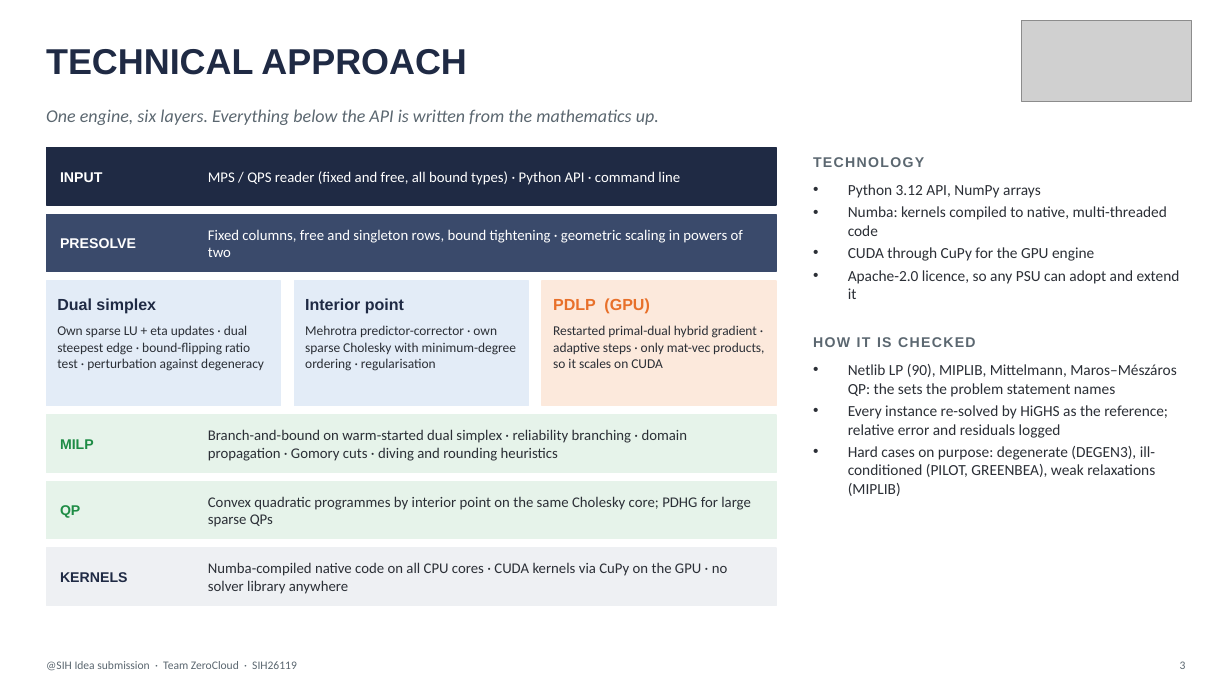
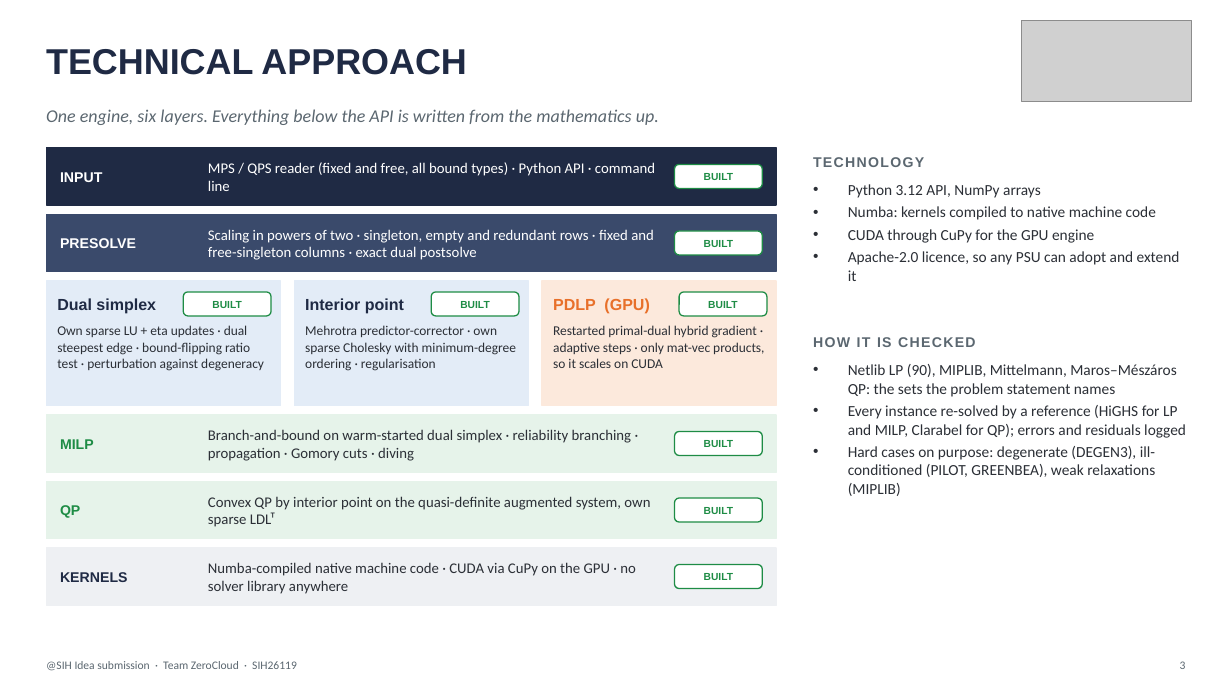
Before and after one commit to darshvn/nirnay, a slide deck: slide 3 of deliverables/deck/ZeroCloud_SIH26119_NIRNAY.pptx. Drawn at 1232x693 pixels with LibreOffice and Linux fonts; fonts in the diff are those of the drawing; grey boxes stand for pictures. Boxes give left, top, right and bottom in pixels: in the first picture for what was removed or moved away, otherwise in the second. Text is boxed around its words. In the diff, an @@ line names an element or a change of style, - is before the commit and + after.

Commit message:
Final MIPLIB sweep (33/64 proven optimal in 60 s, HiGHS 47, no wrong optima); report and deck regenerated
Deck: quoted-field CSV parsing (QP count now matches the report), presolve layer marked built.

```diff
--- a/deliverables/deck/ZeroCloud_SIH26119_NIRNAY.pptx
+++ b/deliverables/deck/ZeroCloud_SIH26119_NIRNAY.pptx
@@ text "MPS / QPS reader (fixed ..." rewrapped from box(208, 171, 680, 185) to box(208, 162, 655, 191) @@
@@ rounded rectangle added at box(675, 165, 762, 189), fill #FFFFFF, outline #1E8C45 1 pt @@
@@ text added at box(704, 173, 733, 180), 8 pt, text #1E8C45, bold @@
+BUILT
@@ text at box(848, 206, 1156, 220): text changed @@
-• Numba: kernels compiled to native, multi-threaded code
+• Numba: kernels compiled to native machine code
@@ text at box(208, 229, 654, 260): text changed @@
-Fixed columns, free and singleton rows, bound tightening · geometric scaling in powers of two
+Scaling in powers of two · singleton, empty and redundant rows · fixed and free-singleton columns · exact dual postsolve
@@ rounded rectangle added at box(675, 231, 762, 255), fill #FFFFFF, outline #1E8C45 1 pt @@
@@ text added at box(704, 240, 733, 247), 8 pt, text #1E8C45, bold @@
+BUILT
@@ rounded rectangle added at box(183, 292, 271, 316), fill #FFFFFF, outline #1E8C45 1 pt @@
@@ rounded rectangle added at box(432, 292, 519, 316), fill #FFFFFF, outline #1E8C45 1 pt @@
@@ rounded rectangle added at box(679, 292, 767, 316), fill #FFFFFF, outline #1E8C45 1 pt @@
@@ text added at box(212, 301, 241, 308), 8 pt, text #1E8C45, bold @@
+BUILT
@@ text added at box(460, 301, 489, 308), 8 pt, text #1E8C45, bold @@
+BUILT
@@ text added at box(708, 301, 737, 308), 8 pt, text #1E8C45, bold @@
+BUILT
@@ text at box(848, 405, 1186, 438): text changed @@
-• Every instance re-solved by HiGHS as the reference; relative error and residuals logged
+• Every instance re-solved by a reference (HiGHS for LP and MILP, Clarabel for QP); errors and residuals logged
@@ text at box(208, 429, 632, 461): text changed @@
-Branch-and-bound on warm-started dual simplex · reliability branching · domain propagation · Gomory cuts · diving and rounding heuristics
+Branch-and-bound on warm-started dual simplex · reliability branching · propagation · Gomory cuts · diving
@@ rounded rectangle added at box(675, 432, 762, 456), fill #FFFFFF, outline #1E8C45 1 pt @@
@@ text added at box(704, 440, 733, 447), 8 pt, text #1E8C45, bold @@
+BUILT
@@ text at box(208, 496, 650, 527): text changed @@
-Convex quadratic programmes by interior point on the same Cholesky core; PDHG for large sparse QPs
+Convex QP by interior point on the quasi-definite augmented system, own sparse LDLᵀ
@@ rounded rectangle added at box(675, 498, 762, 522), fill #FFFFFF, outline #1E8C45 1 pt @@
@@ text added at box(704, 507, 733, 514), 8 pt, text #1E8C45, bold @@
+BUILT
@@ text at box(208, 562, 636, 594): text changed @@
-Numba-compiled native code on all CPU cores · CUDA kernels via CuPy on the GPU · no solver library anywhere
+Numba-compiled native machine code · CUDA via CuPy on the GPU · no solver library anywhere
@@ rounded rectangle added at box(675, 565, 762, 589), fill #FFFFFF, outline #1E8C45 1 pt @@
@@ text added at box(704, 573, 733, 580), 8 pt, text #1E8C45, bold @@
+BUILT
```
Also in this commit, not shown: 3 other slides changed, 19 other files.
